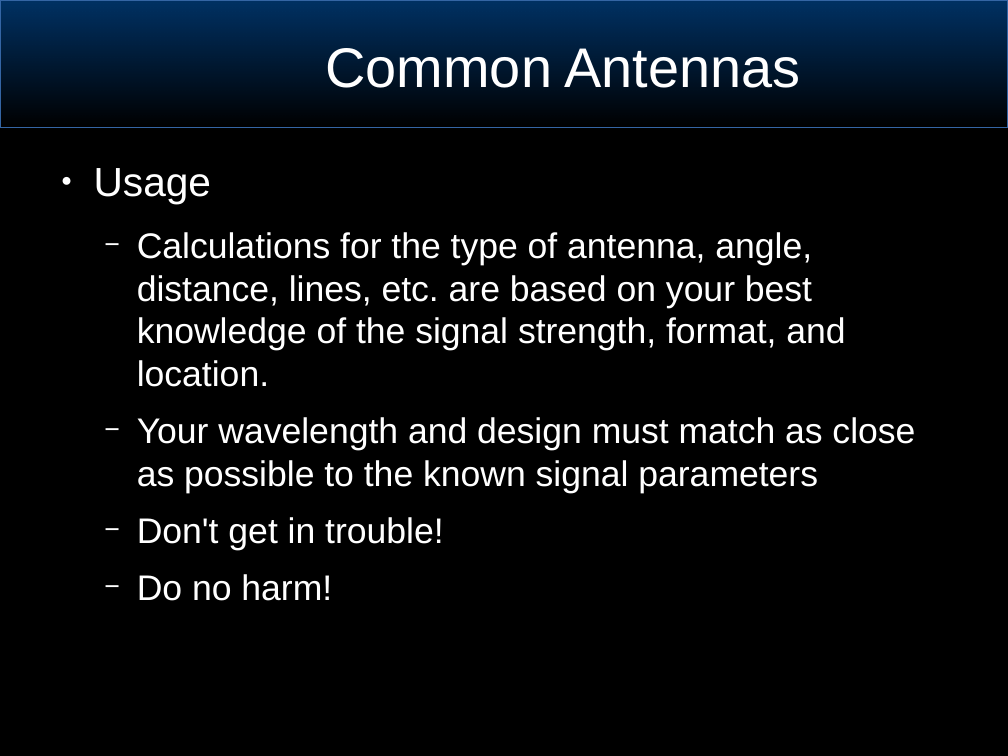
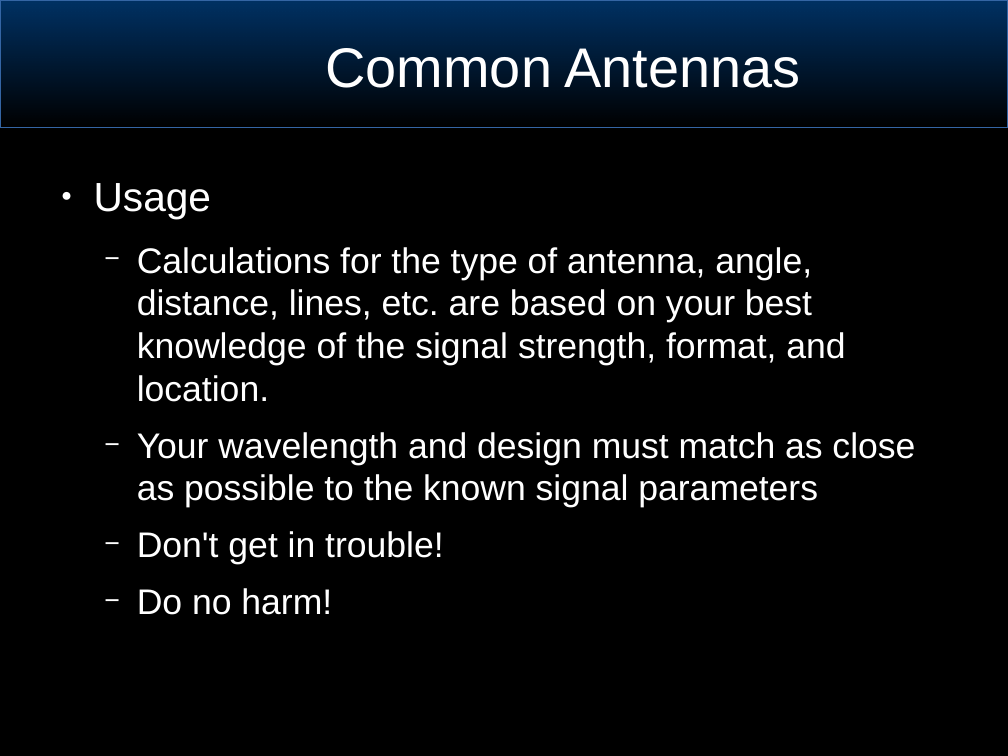
Before and after one commit to joeblankenship1/BRW_ANT_CLASS, a slide deck: slide 34 of BasicSignalsConcepts.odp (slide 31 before the commit). Drawn at 1008x756 pixels with LibreOffice and Linux fonts; fonts in the diff are those of the drawing; background and template pictures are left out. Boxes give left, top, right and bottom in pixels: in the first picture for what was removed or moved away, otherwise in the second. Text is boxed around its words. In the diff, an @@ line names an element or a change of style, - is before the commit and + after.

```diff
--- a/BasicSignalsConcepts.odp
+++ b/BasicSignalsConcepts.odp
@@ text "Usage": place and size @@
-text "Usage" at box(94, 168, 915, 601)
+text "Usage" at box(94, 183, 915, 615)
```
Also in this commit, not shown: 14 other slides changed, 5 slides added, 9 slides removed, 1 other file.
